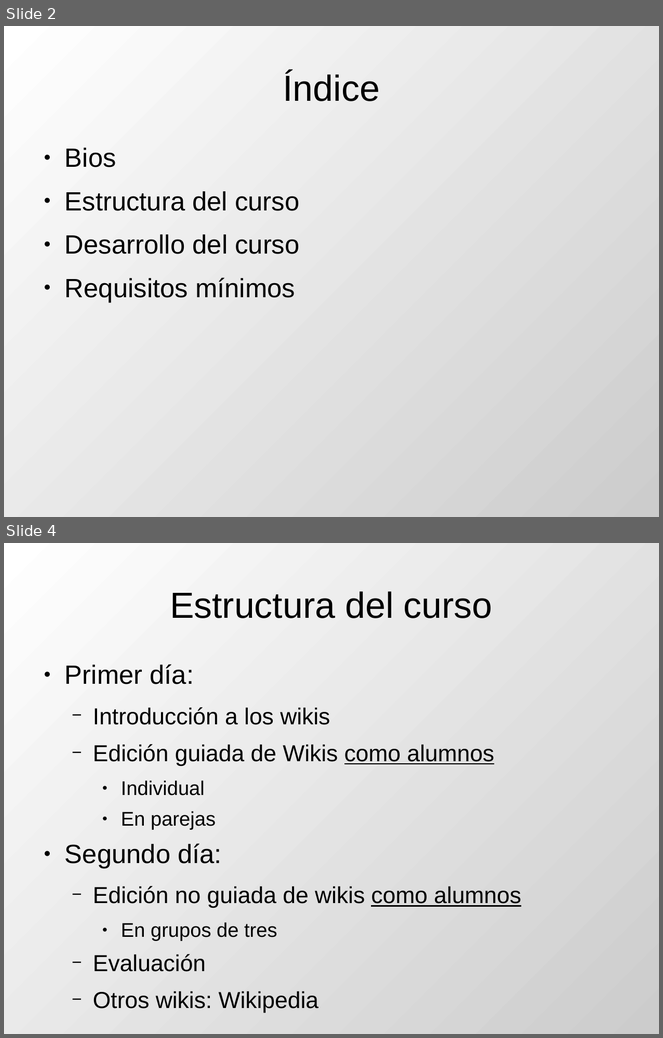
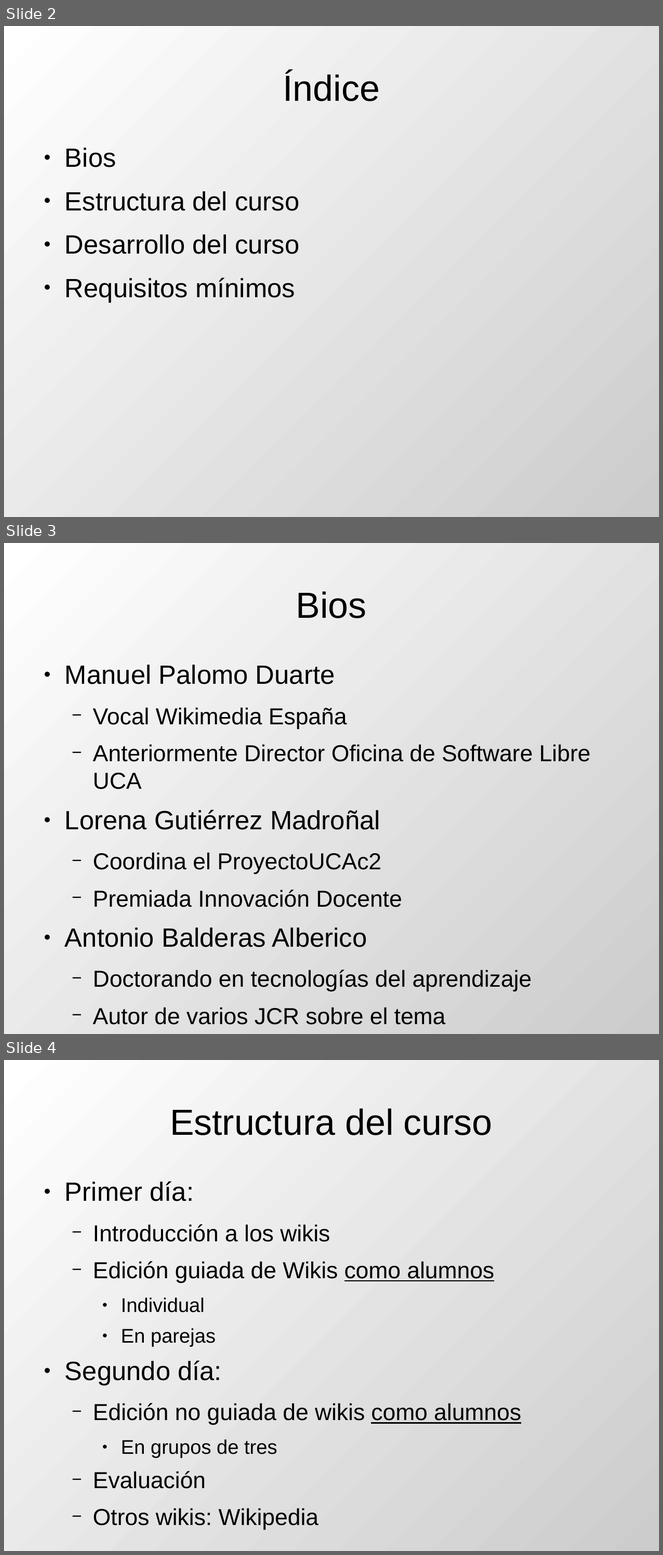
Before and after one commit to DrPantera/wikis4education, a slide deck: uca-2015/tema-0-Presentacion.odp. Shown one above the other, each under a label of ours: slides 2 and 4 before the commit, slides 2, 3 and 4 after it; the slides between them are not shown. The pictures are 663x1038 and 663x1555 pixels, drawn with LibreOffice and Linux fonts; fonts in the diff are those of the drawing. Boxes give left, top, right and bottom in pixels: in the first picture for what was removed or moved away, otherwise in the second. Text is boxed around its words. In the diff, an @@ line names an element or a change of style, - is before the commit and + after.

Commit message:
Bios

```diff
--- a/uca-2015/tema-0-Presentacion.odp
+++ b/uca-2015/tema-0-Presentacion.odp
@@ slide 3 added at [4,543,659,1034], background gradient #FFFFFF to #CCCCCC @@
@@ title added at [296,591,367,618], 44 pt, text #000000 @@
+Bios
@@ text added at [65,665,591,1025], 28 pt, text #000000 @@
+● Manuel Palomo Duarte
+  − Vocal Wikimedia España
+  − Anteriormente Director Oficina de Software Libre UCA
+● Lorena Gutiérrez Madroñal
+  − Coordina el ProyectoUCAc2
+  − Premiada Innovación Docente
+● Antonio Balderas Alberico
+  − Doctorando en tecnologías del aprendizaje
+  − Autor de varios JCR sobre el tema
```
Also in this commit, not shown: 1 slide removed.
